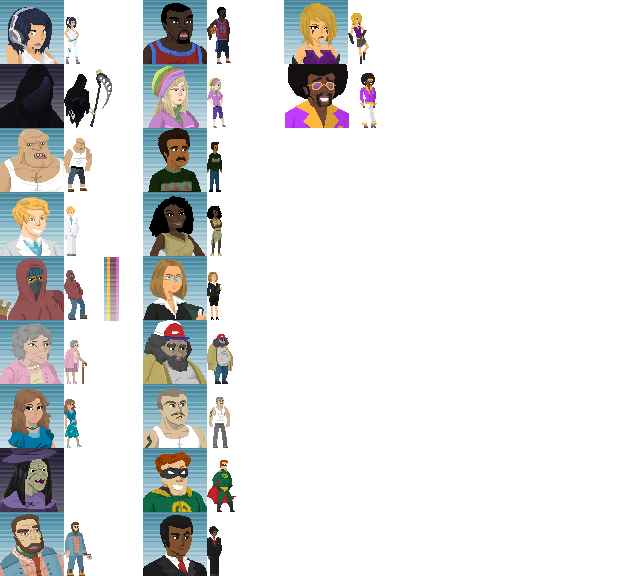
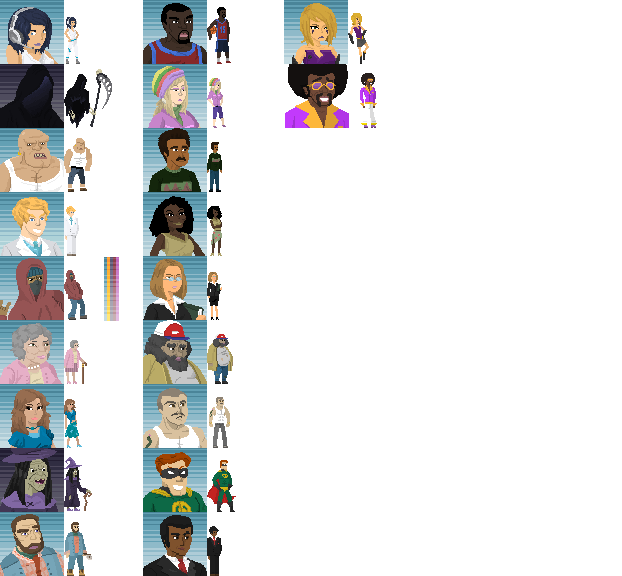
Revision of a layered 622x576 image; what changed, layer by layer:
painted on "Layer 0" over (64, 457, 92, 511)
